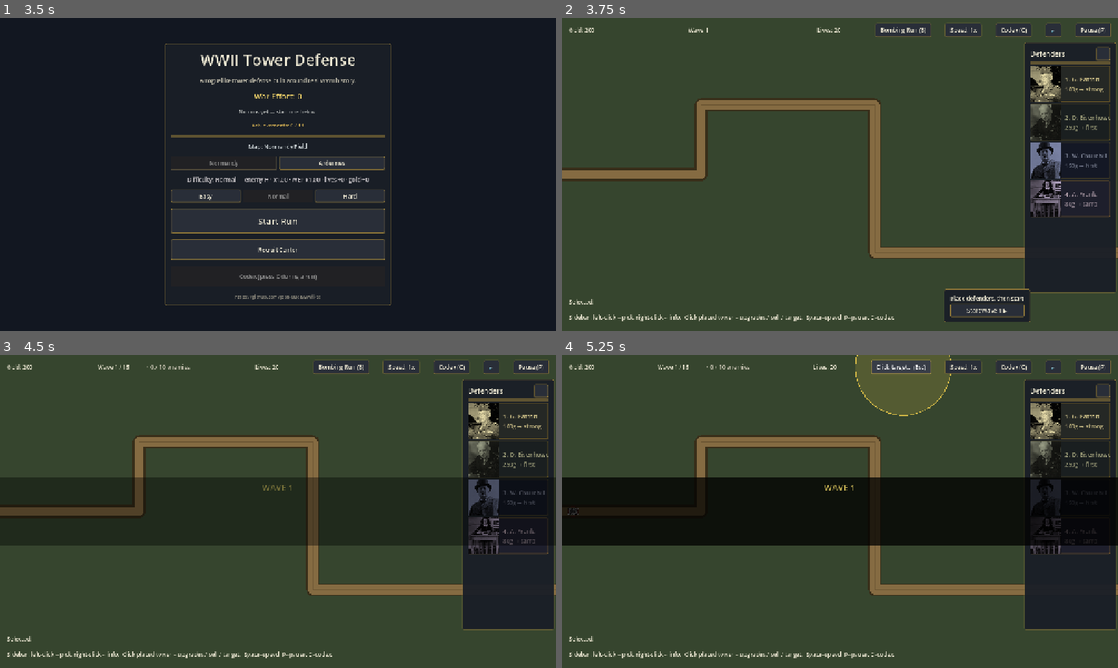
Above: before the commit, frames 1-4 (two rows, left to right).
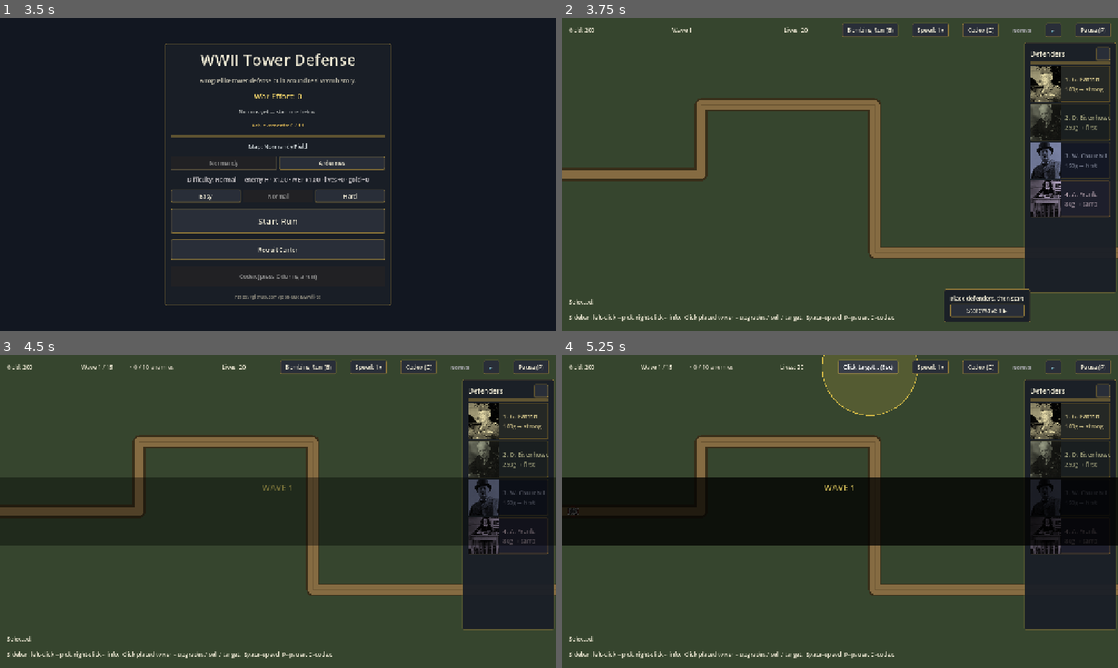
Above: after the commit, the same moments.

Repository: Josh-Buck/wwii-td
Game: Godot game, scene res://scenes/main/Main.tscn
Same seed, same stepped clock (60 frames per second), same inputs: the game is played once before the commit and once after it.
Inputs:
- Up to frame 1 (3.5 s): click "Easy" at 0.5 s; click "Normal" at 1.25 s; click "Easy" at 2 s; click "Normal" at 2.75 s
- Up to frame 2 (3.75 s): click "Start Run" at 3.5 s
- Up to frame 3 (4.5 s): click "Start Wave 1 ▶" at 4.25 s
- Up to frame 4 (5.25 s): click "Bombing Run (B)" at 5 s

Frame 1 is identical in both runs. In frame 2, 0.5% of the frame differs, in the area x 19-85%, y 1-6%; in frame 3, 0.6%; in frame 4, 2.9%, in the area x 14-85%, y 0-20%.

Commit message:
polish: TopBar difficulty badge + TESTING.md updated for new features
- Small label in the TopBar shows the active run difficulty (Easy /
  Normal / Hard).
- TESTING.md adds a section for the difficulty modes, music, and
  mute button so the test sweep covers everything new.

Diff:
--- a/scenes/ui/HUD.gd
+++ b/scenes/ui/HUD.gd
@@ -30,6 +30,7 @@
 @onready var info_close_btn: Button = $TowerInfoPanel/VBox/CloseButton
 @onready var pause_btn: Button = $TopBar/PauseButton
 @onready var mute_btn: Button = $TopBar/MuteButton
+@onready var diff_badge: Label = $TopBar/DiffBadge
 @onready var pause_overlay: Control = $PauseOverlay
 @onready var resume_btn: Button = $PauseOverlay/Center/VBox/ResumeButton
 @onready var pause_restart_btn: Button = $PauseOverlay/Center/VBox/PauseRestartButton
@@ -173,6 +174,7 @@
 	pause_btn.pressed.connect(toggle_pause)
 	mute_btn.pressed.connect(_toggle_mute)
 	mute_btn.text = "🔇" if AudioMan.muted else "🔊"
+	diff_badge.text = GameState.DIFFICULTY_LABELS[GameState.difficulty]
 	resume_btn.pressed.connect(toggle_pause)
 	pause_restart_btn.pressed.connect(_on_pause_restart_pressed)
 	pause_quit_btn.pressed.connect(_on_pause_quit_pressed)
--- a/scenes/ui/HUD.tscn
+++ b/scenes/ui/HUD.tscn
@@ -57,6 +57,11 @@
 
 [node name="CodexButton" type="Button" parent="TopBar"]
 text = "Codex (C)"
+
+[node name="DiffBadge" type="Label" parent="TopBar"]
+text = "Normal"
+modulate = Color(0.85, 0.85, 1.0, 0.85)
+theme_override_font_sizes/font_size = 12
 
 [node name="MuteButton" type="Button" parent="TopBar"]
 text = "🔊"
Not shown, changed: TESTING.md
